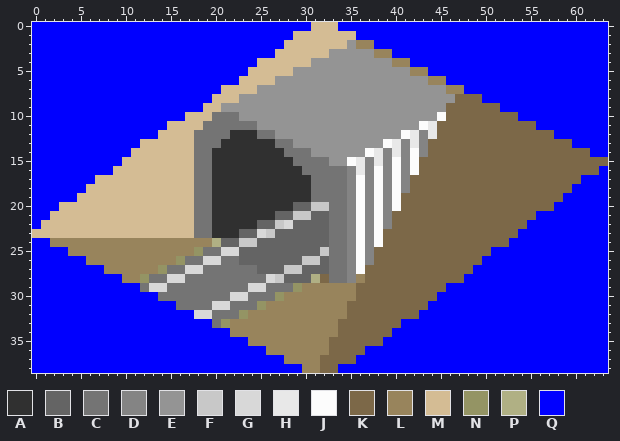
File history of a pixel-art sprite, src/sprites/2365.png. The first picture shows the starting point.
The file is 64x39 pixels.
Palette (. is transparent): A #303030  B #646464  C #747474  D #848484  E #949494  F #c8c8c8  G #d8d8d8  H #e8e8e8  J #fcfcfc  K #7c6848  L #98845c  M #d4bc94  N #949464  P #b0b084  Q #0000ff
Pixels before, first column x 0:
 0 QQQQQQQQQQQQQQQQQQQQQQQQQQQQQQQMMMQQQQQQQQQQQQQQQQQQQQQQQQQQQQQQ
 1 QQQQQQQQQQQQQQQQQQQQQQQQQQQQQMMMMMMMQQQQQQQQQQQQQQQQQQQQQQQQQQQQ
 2 QQQQQQQQQQQQQQQQQQQQQQQQQQQQMMMMMMMELLQQQQQQQQQQQQQQQQQQQQQQQQQQ
 3 QQQQQQQQQQQQQQQQQQQQQQQQQQQMMMMMMEEEEELLQQQQQQQQQQQQQQQQQQQQQQQQ
 4 QQQQQQQQQQQQQQQQQQQQQQQQQMMMMMMEEEEEEEEELLQQQQQQQQQQQQQQQQQQQQQQ
 5 QQQQQQQQQQQQQQQQQQQQQQQQMMMMMEEEEEEEEEEEEELLQQQQQQQQQQQQQQQQQQQQ
 6 QQQQQQQQQQQQQQQQQQQQQQQMMMMEEEEEEEEEEEEEEEEELLQQQQQQQQQQQQQQQQQQ
 7 QQQQQQQQQQQQQQQQQQQQQMMMMEEEEEEEEEEEEEEEEEEEEELLQQQQQQQQQQQQQQQQ
 8 QQQQQQQQQQQQQQQQQQQQMMMEEEEEEEEEEEEEEEEEEEEEEEEKKKQQQQQQQQQQQQQQ
 9 QQQQQQQQQQQQQQQQQQQMMEEEEEEEEEEEEEEEEEEEEEEEEEKKKKKKQQQQQQQQQQQQ
10 QQQQQQQQQQQQQQQQQMMMCCCEEEEEEEEEEEEEEEEEEEEEEJKKKKKKKKQQQQQQQQQQ
11 QQQQQQQQQQQQQQQMMMMCCCCCCEEEEEEEEEEEEEEEEEEJHKKKKKKKKKKKQQQQQQQQ
12 QQQQQQQQQQQQQQMMMMCCCCAAACCEEEEEEEEEEEEEEJHDHKKKKKKKKKKKKKQQQQQQ
13 QQQQQQQQQQQQMMMMMMCCCAAAAAACCEEEEEEEEEEJHDHDKKKKKKKKKKKKKKKKQQQQ
14 QQQQQQQQQQQMMMMMMMCCAAAAAAAACCCEEEEEEJHDHDJDKKKKKKKKKKKKKKKKKKQQ
15 QQQQQQQQQQMMMMMMMMCCAAAAAAAAACCCCEEJHDHDJDJKKKKKKKKKKKKKKKKKKKKK
16 QQQQQQQQQMMMMMMMMMCCAAAAAAAAAACCCCCDHDJDJDJKKKKKKKKKKKKKKKKKKKKQ
17 QQQQQQQMMMMMMMMMMMCCAAAAAAAAAAACCCCDJDJDJDKKKKKKKKKKKKKKKKKKKQQQ
18 QQQQQQMMMMMMMMMMMMCCAAAAAAAAAAACCCCDJDJDJDKKKKKKKKKKKKKKKKKKQQQQ
19 QQQQQMMMMMMMMMMMMMCCAAAAAAAAAAACCCCDJDJDJKKKKKKKKKKKKKKKKKKQQQQQ
20 QQQMMMMMMMMMMMMMMMCCAAAAAAAAABBFFCCDJDJDJKKKKKKKKKKKKKKKKKQQQQQQ
21 QQMMMMMMMMMMMMMMMMCCAAAAAAABBFFBBCCDJDJDKKKKKKKKKKKKKKKKQQQQQQQQ
22 QMMMMMMMMMMMMMMMMMCCAAAAABBFGBBBBCCDJDJDKKKKKKKKKKKKKKKQQQQQQQQQ
23 MMMMMMMMMMMMMMMMMMCCAAABBGFBBBBBBCCDJDJKKKKKKKKKKKKKKKQQQQQQQQQQ
24 QQLLLLLLLLLLLLLLLLLLPBBFFBBBBBBBBCCDJDJKKKKKKKKKKKKKKQQQQQQQQQQQ
25 QQQQLLLLLLLLLLLLLLNCCGGBBBBBBBBBFCCDJDKKKKKKKKKKKKKQQQQQQQQQQQQQ
26 QQQQQQLLLLLLLLLLNCCGGCCBBBBBBBFFBCCDJDKKKKKKKKKKKKQQQQQQQQQQQQQQ
27 QQQQQQQQLLLLLLNCCGGCCCCCCBBBFFBBBCCDJKKKKKKKKKKKKQQQQQQQQQQQQQQQ
28 QQQQQQQQQQLLNCCGGCCCCCCCCCGFBBBPKCCDLKKKKKKKKKKKQQQQQQQQQQQQQQQQ
29 QQQQQQQQQQQQCGGCCCCCCCCCGGCCCNLLLLLLKKKKKKKKKKQQQQQQQQQQQQQQQQQQ
30 QQQQQQQQQQQQQQCCCCCCCCGGCCCNLLLLLLLLKKKKKKKKKQQQQQQQQQQQQQQQQQQQ
31 QQQQQQQQQQQQQQQQCCCCGGCCCNLLLLLLLLLKKKKKKKKKQQQQQQQQQQQQQQQQQQQQ
32 QQQQQQQQQQQQQQQQQQGGCCCNLLLLLLLLLLLKKKKKKKKQQQQQQQQQQQQQQQQQQQQQ
33 QQQQQQQQQQQQQQQQQQQQCNLLLLLLLLLLLLKKKKKKKQQQQQQQQQQQQQQQQQQQQQQQ
34 QQQQQQQQQQQQQQQQQQQQQQLLLLLLLLLLLLKKKKKKQQQQQQQQQQQQQQQQQQQQQQQQ
35 QQQQQQQQQQQQQQQQQQQQQQQQLLLLLLLLLKKKKKKQQQQQQQQQQQQQQQQQQQQQQQQQ
36 QQQQQQQQQQQQQQQQQQQQQQQQQQLLLLLLLKKKKQQQQQQQQQQQQQQQQQQQQQQQQQQQ
37 QQQQQQQQQQQQQQQQQQQQQQQQQQQQLLLLKKKKQQQQQQQQQQQQQQQQQQQQQQQQQQQQ
38 QQQQQQQQQQQQQQQQQQQQQQQQQQQQQQLLKKQQQQQQQQQQQQQQQQQQQQQQQQQQQQQQ
New version:
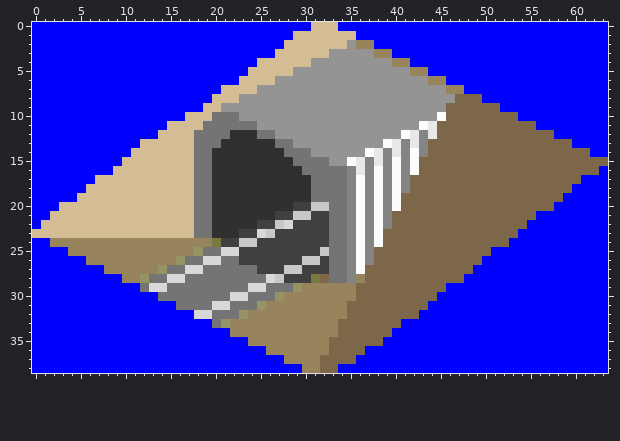
Commit: fix SW rail tunnel floor shading.
Edits made:
colour B: #646464 -> #404040
colour P: #b0b084 -> #787840
Pixel boxes of the changes (left, top, right, bottom) in both pictures:
changed: (212, 202, 329, 283)
